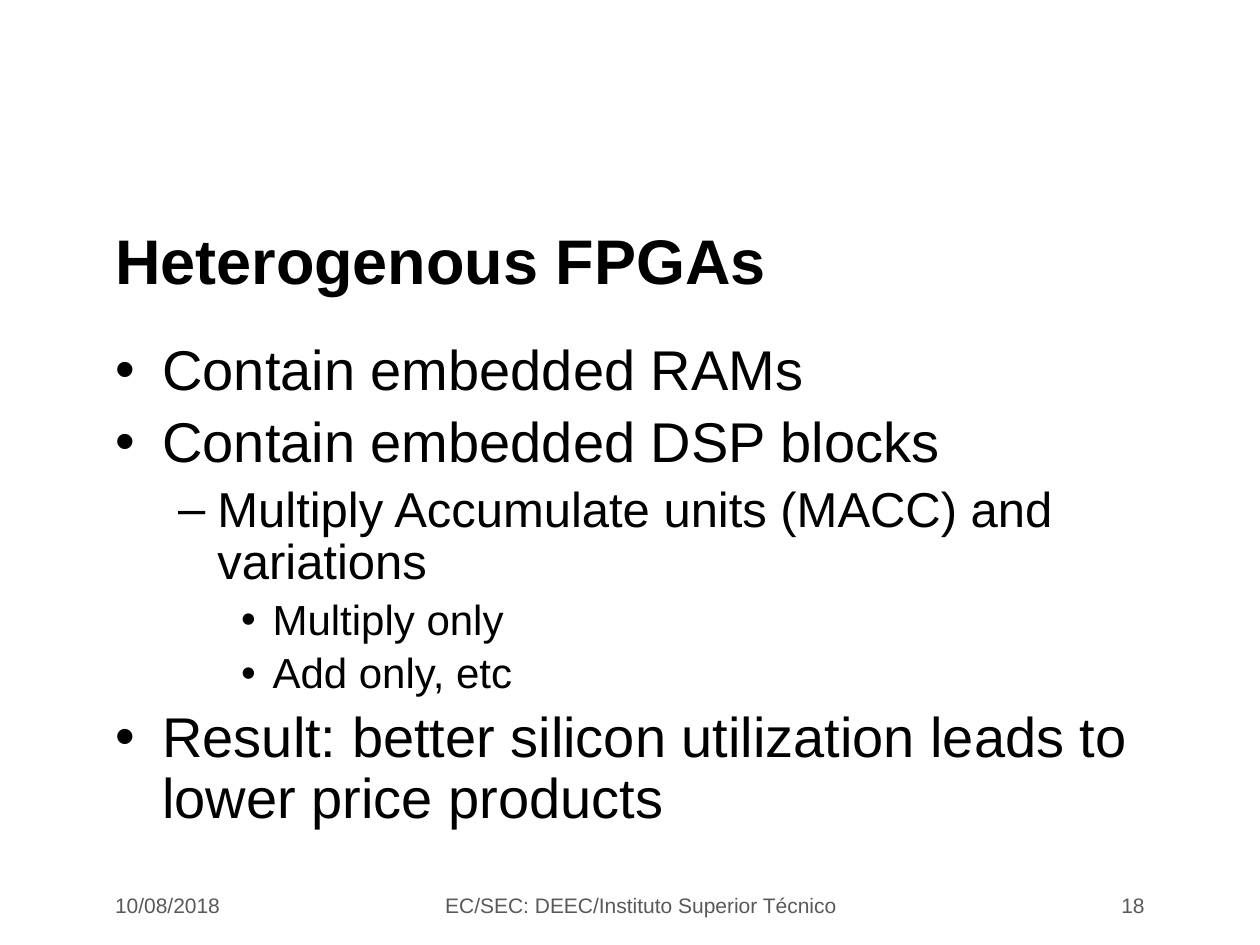
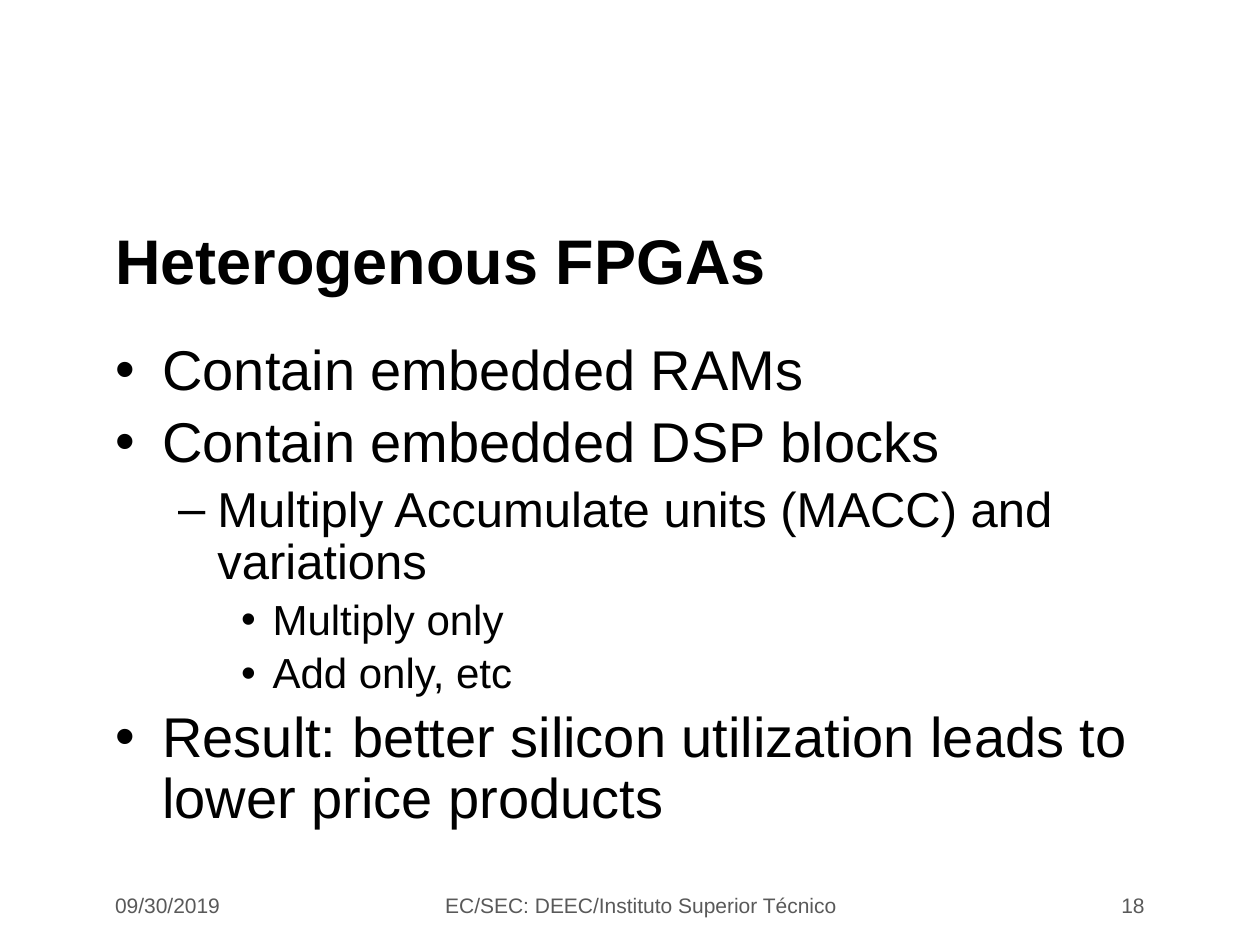
Before and after one commit to jjts/ist-sec, a slide deck: slide 18 of lectures/l4_fpgas/l4.odp. Drawn at 1260x945 pixels with LibreOffice and Linux fonts; fonts in the diff are those of the drawing; background and template pictures are left out. Boxes give left, top, right and bottom in pixels: in the first picture for what was removed or moved away, otherwise in the second. Text is boxed around its words. In the diff, an @@ line names an element or a change of style, - is before the commit and + after.

Commit message:
update lecture 4

```diff
--- a/lectures/l4_fpgas/l4.odp
+++ b/lectures/l4_fpgas/l4.odp
@@ text at [115,898,220,913]: text changed @@
-10/08/2018
+09/30/2019
```
Also in this commit, not shown: 18 other slides changed, 1 slide added, 1 other file.
